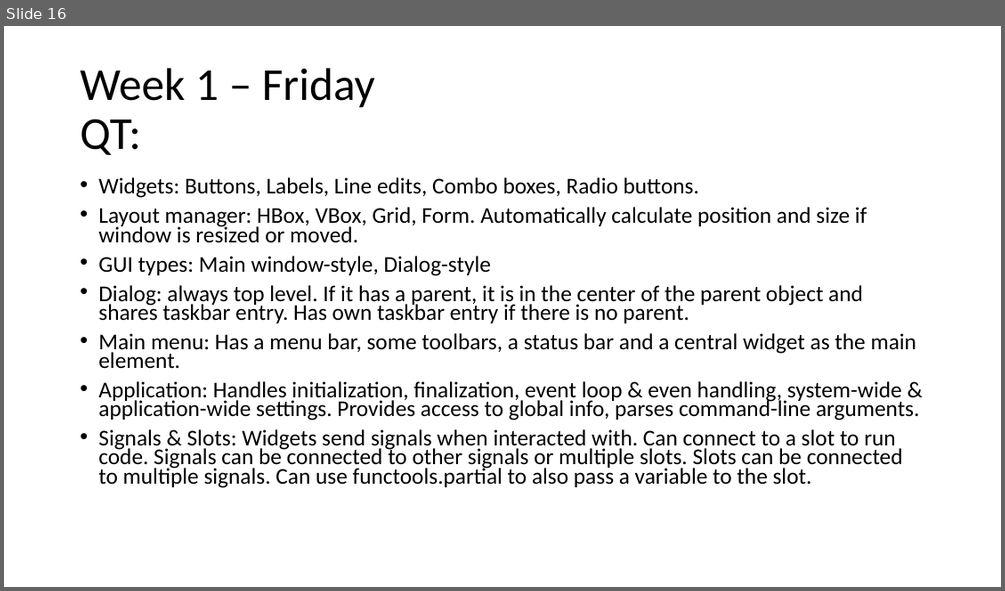
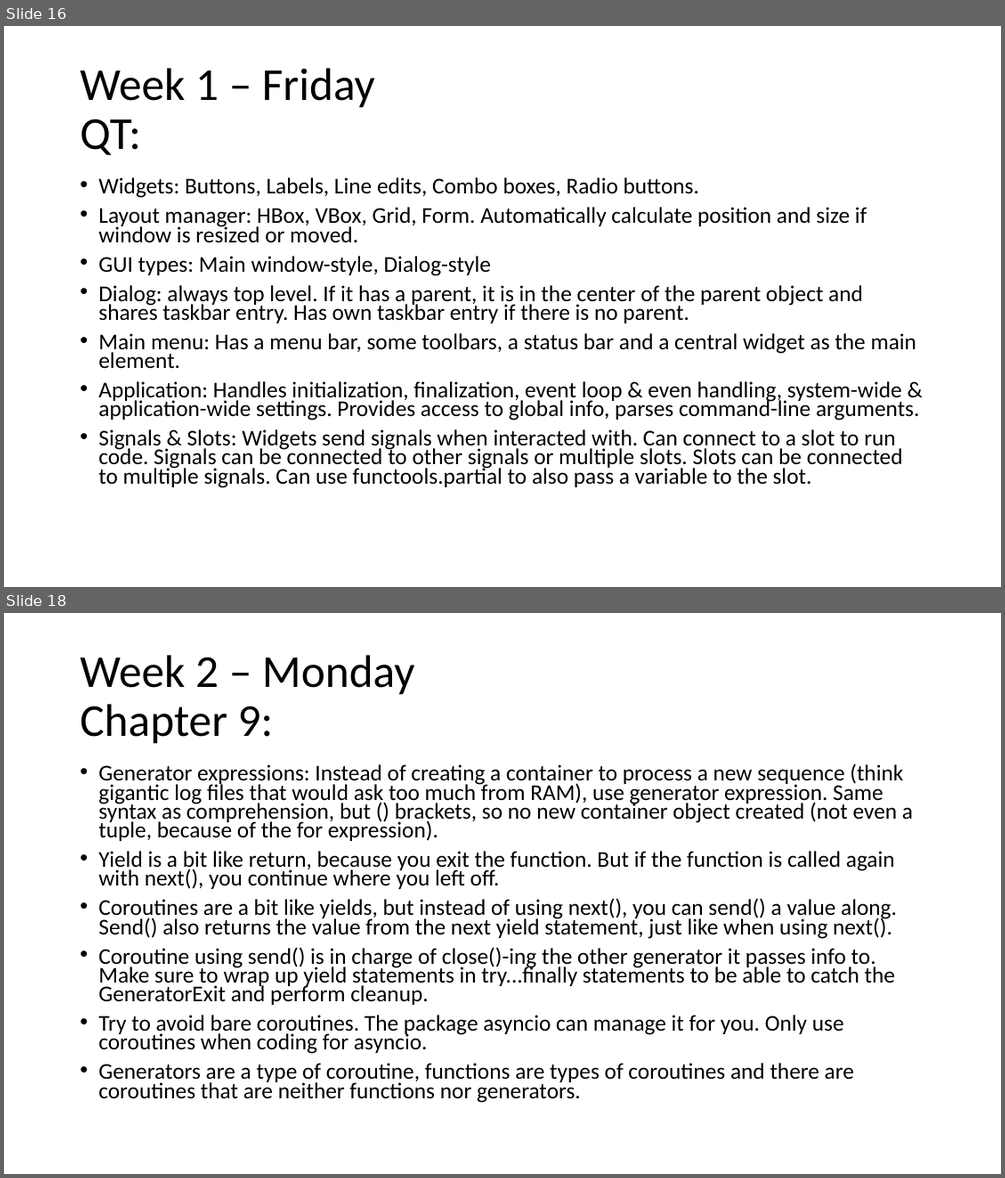
Before and after one commit to lamersfa/Python-Training-wk2226, a slide deck: Information learned during Python training.pptx. Shown one above the other, each under a label of ours: slide 16 before the commit, slides 16 and 18 after it; the slides between them are not shown. The pictures are 1005x591 and 1005x1178 pixels, drawn with LibreOffice and Linux fonts; fonts in the diff are those of the drawing. Boxes give left, top, right and bottom in pixels: in the first picture for what was removed or moved away, otherwise in the second. Text is boxed around its words. In the diff, an @@ line names an element or a change of style, - is before the commit and + after.

```diff
--- a/Information learned during Python training.pptx
+++ b/Information learned during Python training.pptx
@@ slide 18 added at (x1=4, y1=613, x2=1001, y2=1174), background #FFFFFF @@
@@ title added at (x1=80, y1=655, x2=415, y2=744), 44 pt, text #000000 @@
+Week 2 – Monday
+Chapter 9:
@@ text added at (x1=98, y1=763, x2=913, y2=1103), 21.7 pt, text #000000 @@
+• Generator expressions: Instead of creating a container to process a new sequence (think gigantic log files that would ask too much from RAM), use generator expression. Same syntax as comprehension, but () brackets, so no new container object created (not even a tuple, because of the for expression).
+• Yield is a bit like return, because you exit the function. But if the function is called again with next(), you continue where you left off.
+• Coroutines are a bit like yields, but instead of using next(), you can send() a value along. Send() also returns the value from the next yield statement, just like when using next().
+• Coroutine using send() is in charge of close()-ing the other generator it passes info to. Make sure to wrap up yield statements in try...finally statements to be able to catch the GeneratorExit and perform cleanup.
+• Try to avoid bare coroutines. The package asyncio can manage it for you. Only use coroutines when coding for asyncio.
+• Generators are a type of coroutine, functions are types of coroutines and there are coroutines that are neither functions nor generators.
```
Also in this commit, not shown: 2 other slides added.
